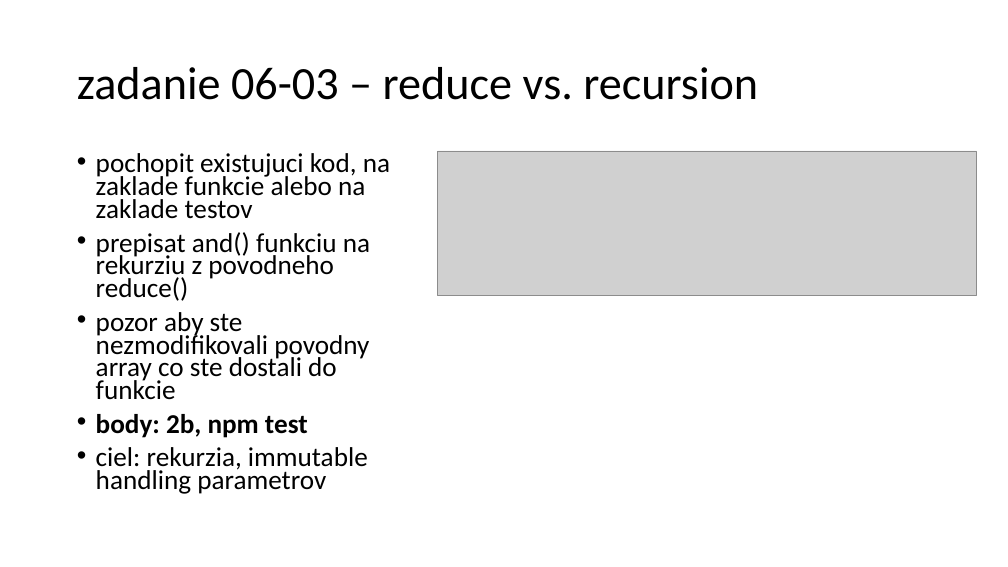
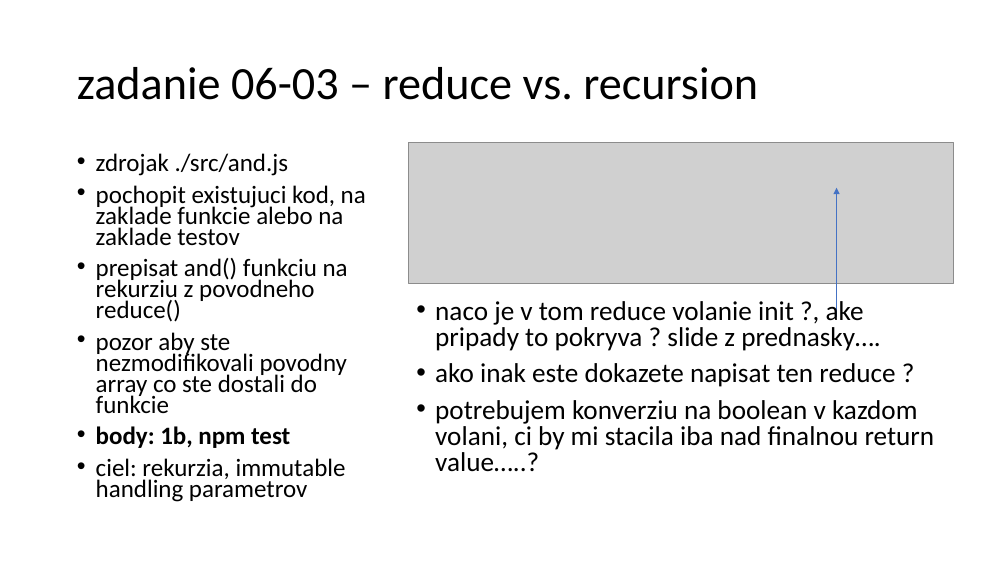
Before and after one commit to yimejky/wawjs, a slide deck: slide 7 of 06-cvicenie/06-cvicenie.pptx (slide 6 before the commit). Drawn at 1008x567 pixels with LibreOffice and Linux fonts; fonts in the diff are those of the drawing; grey boxes stand for pictures. Boxes give left, top, right and bottom in pixels: in the first picture for what was removed or moved away, otherwise in the second. Text is boxed around its words. In the diff, an @@ line names an element or a change of style, - is before the commit and + after.

```diff
--- a/06-cvicenie/06-cvicenie.pptx
+++ b/06-cvicenie/06-cvicenie.pptx
@@ picture: place and size @@
-picture at (438,151,976,296)
+picture at (409,142,954,284)
@@ text at (96,153,289,176): paragraph added @@
+• zdrojak ./src/and.js
@@ text at (96,185,366,502): size 25.9 to 23.8 pt in "pochopit existujuci kod, na zaklade funkcie alebo ...", "prepisat and() funkciu na rekurziu z povodneho ...", "pozor aby ste nezmodifikovali povodny array co ...", "ciel: rekurzia, immutable handling parametrov" @@
@@ arrow added from (837, 318) to (837, 188), #4472C4 0.5 pt @@
@@ text added at (435,297,935,472), 25.9 pt, text #000000 @@
+• naco je v tom reduce volanie init ?, ake pripady to pokryva ? slide z prednasky….
+• ako inak este dokazete napisat ten reduce ?
+• potrebujem konverziu na boolean v kazdom volani, ci by mi stacila iba nad finalnou return value…..?
@@ text at (96,426,290,448): text changed; size 25.9 to 23.8 pt @@
-• body: 2b, npm test
+• body: 1b, npm test
```
Also in this commit, not shown: 1 other slide changed, 3 slides added, 5 other files.
